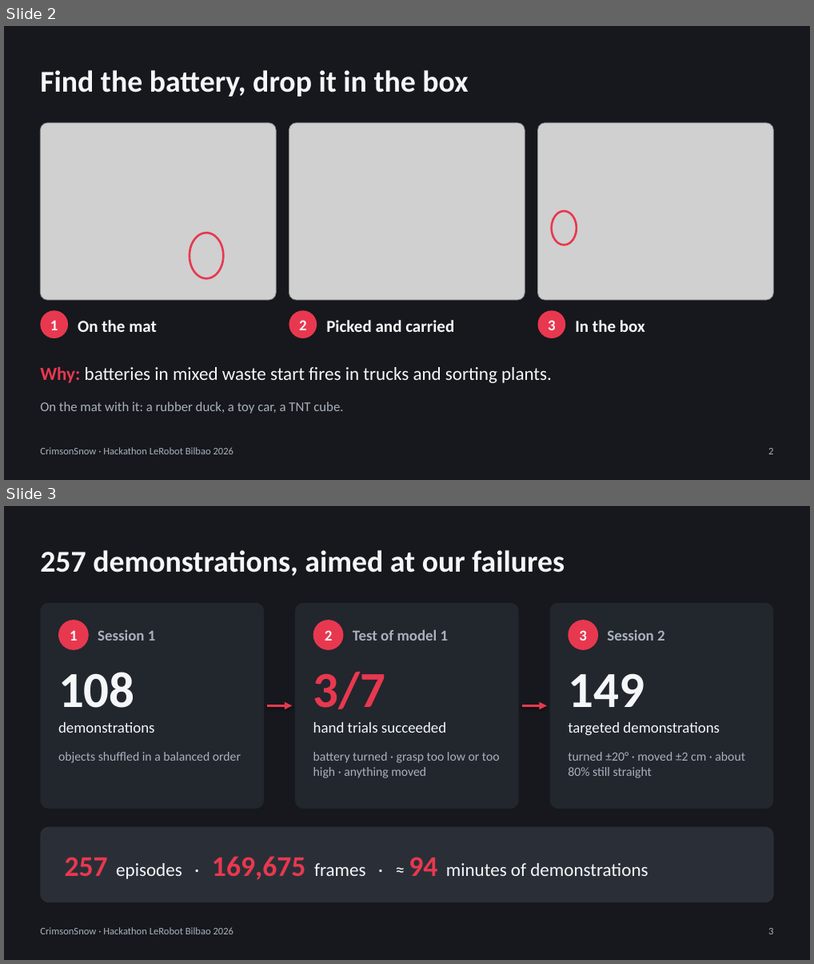
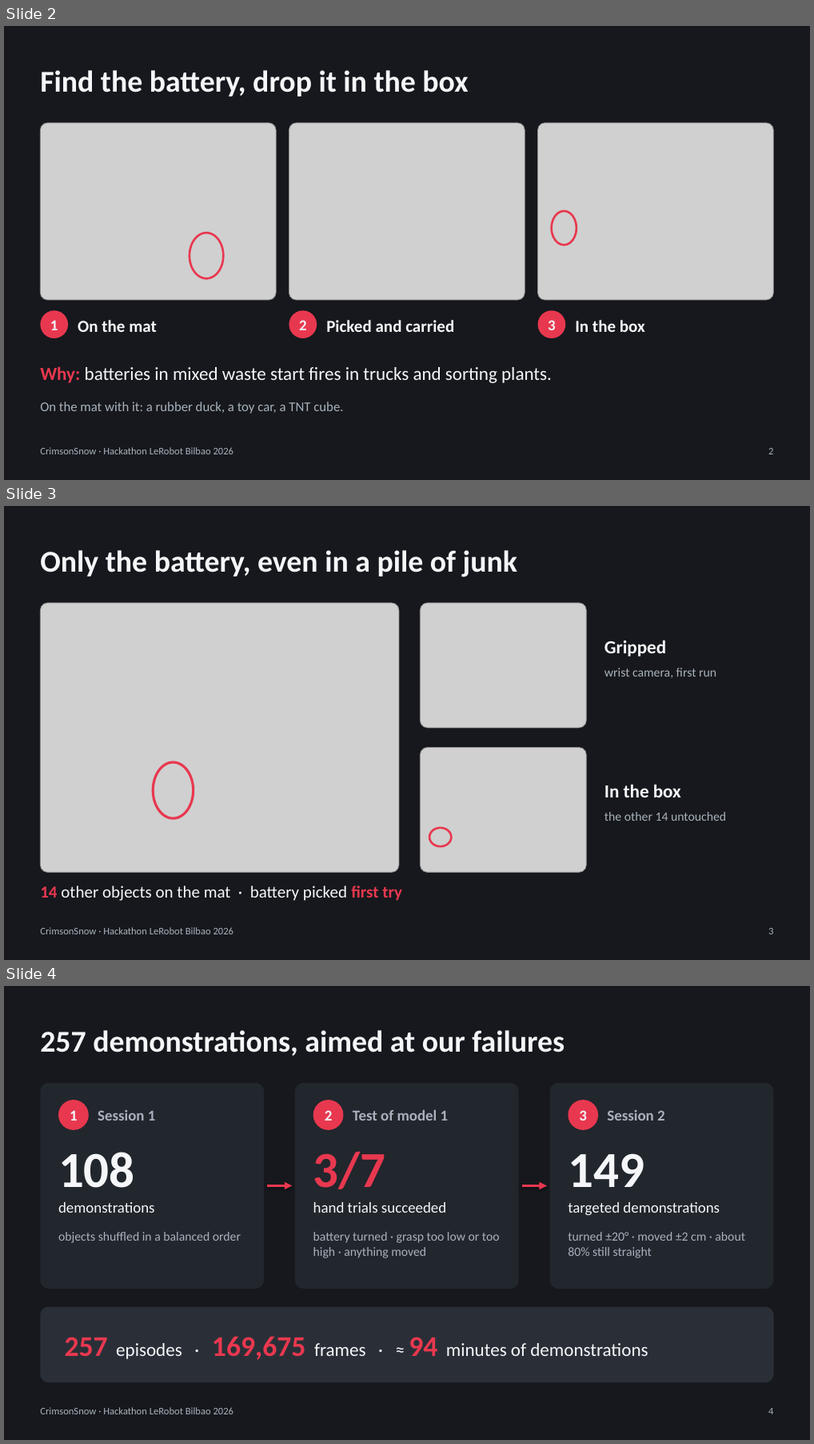
Before and after one commit to SO-101-Hackathon/CrimsonSnow, a slide deck: docs/presentation/CrimsonSnow-pitch.pptx. Shown one above the other, each under a label of ours: slides 2 and 3 before the commit, slides 2, 3 and 4 after it. The pictures are 814x964 and 814x1444 pixels, drawn with LibreOffice and Linux fonts; fonts in the diff are those of the drawing; grey boxes stand for pictures. Boxes give left, top, right and bottom in pixels: in the first picture for what was removed or moved away, otherwise in the second. Text is boxed around its words. In the diff, an @@ line names an element or a change of style, - is before the commit and + after.

Commit message:
Record the whole test on video, clutter test, judges' video, test pages
- so demo / so try --record-video and the panel's "Record the full test"
  switch: overhead + wrist camera with the status on top, one H.264 file
  per session (sokit/demo.py, panel.py, panel.html, tests/test_video.py)
- Pitch deck: clutter test slide (battery among 14 other objects, first
  try) and 3/7 -> 24/24 on all arrangements
- 1-minute video for the judges, English and Spanish (--lang es):
  docs/presentation/build_video.py, Blender intro (intro.blend), Spanish
  voice-over script (guion-video-es.md)
- Test pages: all 24 arrangements, tapes 2 and 3, corner cases

```diff
--- a/docs/presentation/CrimsonSnow-pitch.pptx
+++ b/docs/presentation/CrimsonSnow-pitch.pptx
@@ slide 3 added at (x1=4, y1=506, x2=810, y2=960), background #16181D; not listed: 2 template elements that a slide beside it also shows @@
@@ title added at (x1=40, y1=550, x2=518, y2=577), 36 pt, text #F4F6F8, bold @@
+Only the battery, even in a pile of junk
@@ picture added at (x1=40, y1=603, x2=399, y2=872) @@
@@ picture added at (x1=420, y1=603, x2=586, y2=728) @@
@@ text added at (x1=605, y1=640, x2=666, y2=656), 22 pt, text #F4F6F8, bold @@
+Gripped
@@ text added at (x1=605, y1=668, x2=717, y2=678), 15 pt, text #A9B1BC @@
+wrist camera, first run
@@ ellipse added at (x1=153, y1=762, x2=194, y2=818), outline #E8384F 3 pt @@
@@ picture added at (x1=420, y1=748, x2=586, y2=872) @@
@@ text added at (x1=605, y1=784, x2=682, y2=797), 22 pt, text #F4F6F8, bold @@
+In the box
@@ text added at (x1=605, y1=812, x2=726, y2=820), 15 pt, text #A9B1BC @@
+the other 14 untouched
@@ ellipse added at (x1=430, y1=828, x2=452, y2=847), outline #E8384F 2.5 pt @@
@@ text added at (x1=40, y1=885, x2=402, y2=900), 20 pt, text #F4F6F8 @@
+14 other objects on the mat · battery picked first try
@@ what was slide 3 is now slide 4 @@
@@ page number at (x1=769, y1=1408, x2=774, y2=1414): text changed @@
-3
+4
```
Also in this commit, not shown: 1 slide changed, 20 other files.
